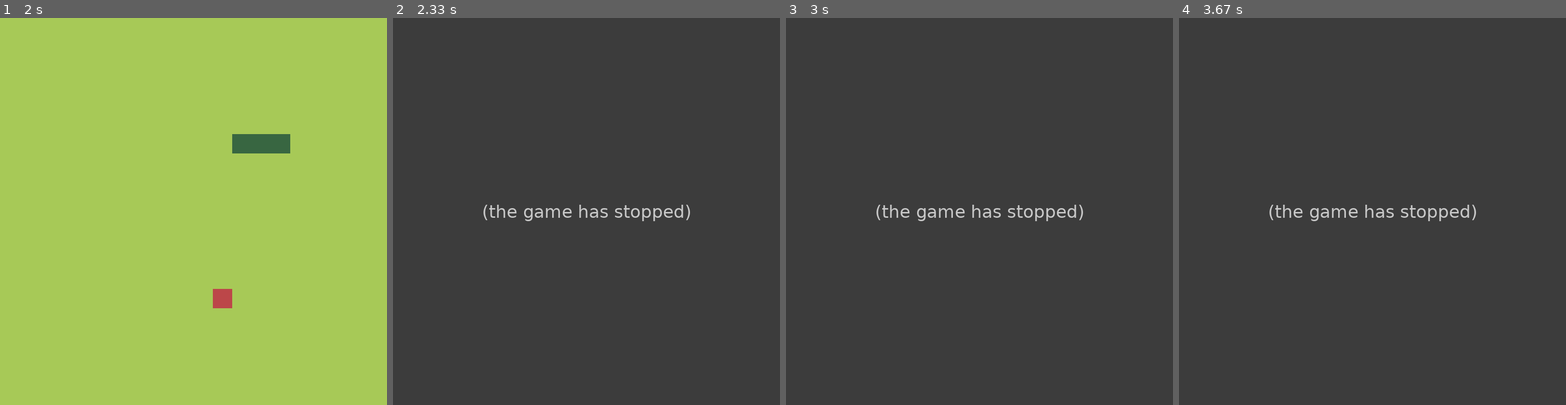
Above: before the commit, frames 1-4 (left to right).
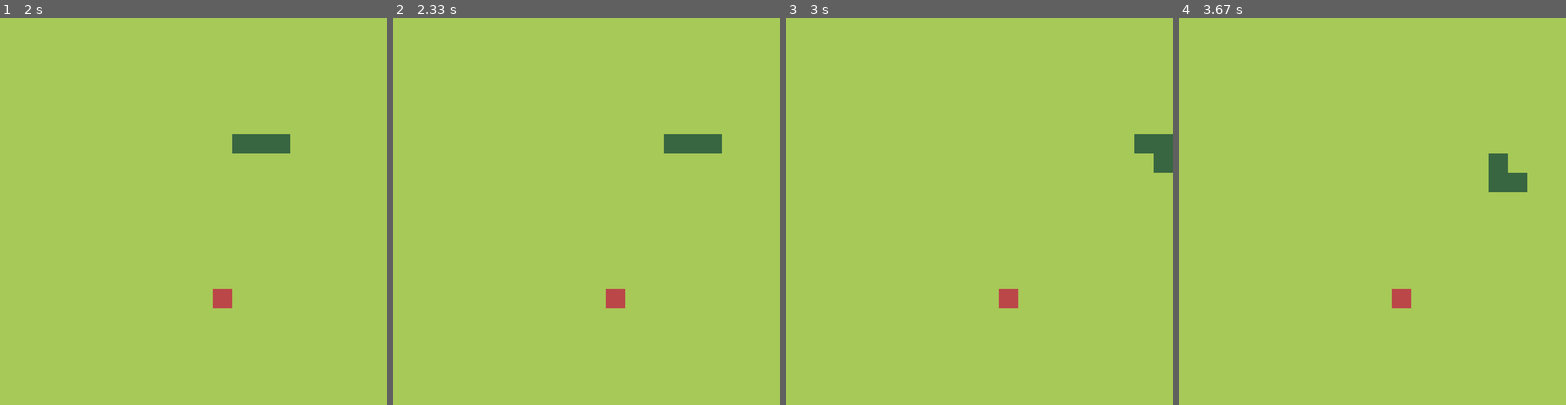
Above: after the commit, the same moments.

Repository: yusuphiqbal/snake-pygame
Game: pygame game, started from main.py
Same seed, same stepped clock (60 frames per second), same inputs: the game is played once before the commit and once after it.
Inputs:
- Up to frame 1 (2 s): tap Enter at 0.33 s; hold Right 0.67-1.13 s; hold Up 1.17-1.63 s; hold Right from 1.67 s (still down)
- Up to frame 2 (2.33 s): release Right at 2.13 s; hold Left from 2.17 s (still down)
- Up to frame 3 (3 s): release Left at 2.7 s; hold Down from 2.73 s (still down)
- Up to frame 4 (3.67 s): release Down at 3.03 s; hold Left 3.07-3.47 s; hold Up from 3.5 s (still down)

Frame 1 is identical in both runs. In frame 2, 100% of the frame differs, in the area x 0-100%, y 0-100%; in frame 3, 100%; in frame 4, 100%.
Before the commit the program exited at 2.25 s; later frames show no game.

Commit message:
Preventing snake from moving 180 deg

Diff:
--- a/main.py
+++ b/main.py
@@ -101,16 +101,16 @@
             game.update()
 
         if event.type == pygame.KEYDOWN:
-            if event.key == pygame.K_UP:
+            if event.key == pygame.K_UP and game.snake.direction.y != 1:
                 game.snake.direction = Vector2(0, -1)
 
-            if event.key == pygame.K_DOWN:
+            if event.key == pygame.K_DOWN and game.snake.direction.y != -1:
                 game.snake.direction = Vector2(0, 1)
 
-            if event.key == pygame.K_LEFT:
+            if event.key == pygame.K_LEFT and game.snake.direction.x != 1:
                 game.snake.direction = Vector2(-1, 0)
 
-            if event.key == pygame.K_RIGHT:
+            if event.key == pygame.K_RIGHT and game.snake.direction.x != -1:
                 game.snake.direction = Vector2(1, 0)
 
 
